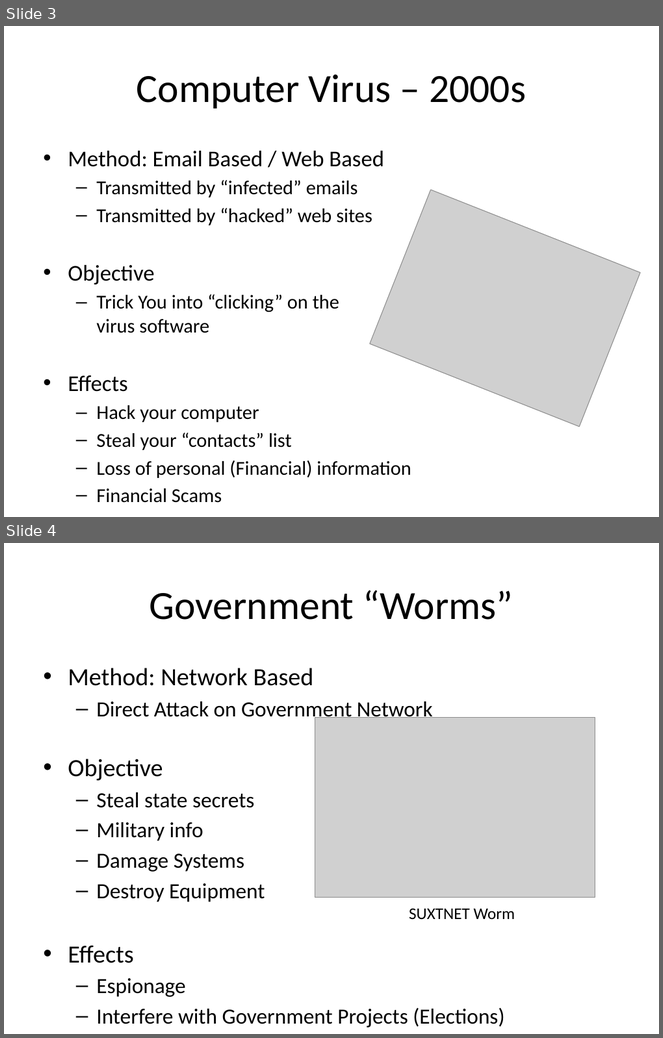
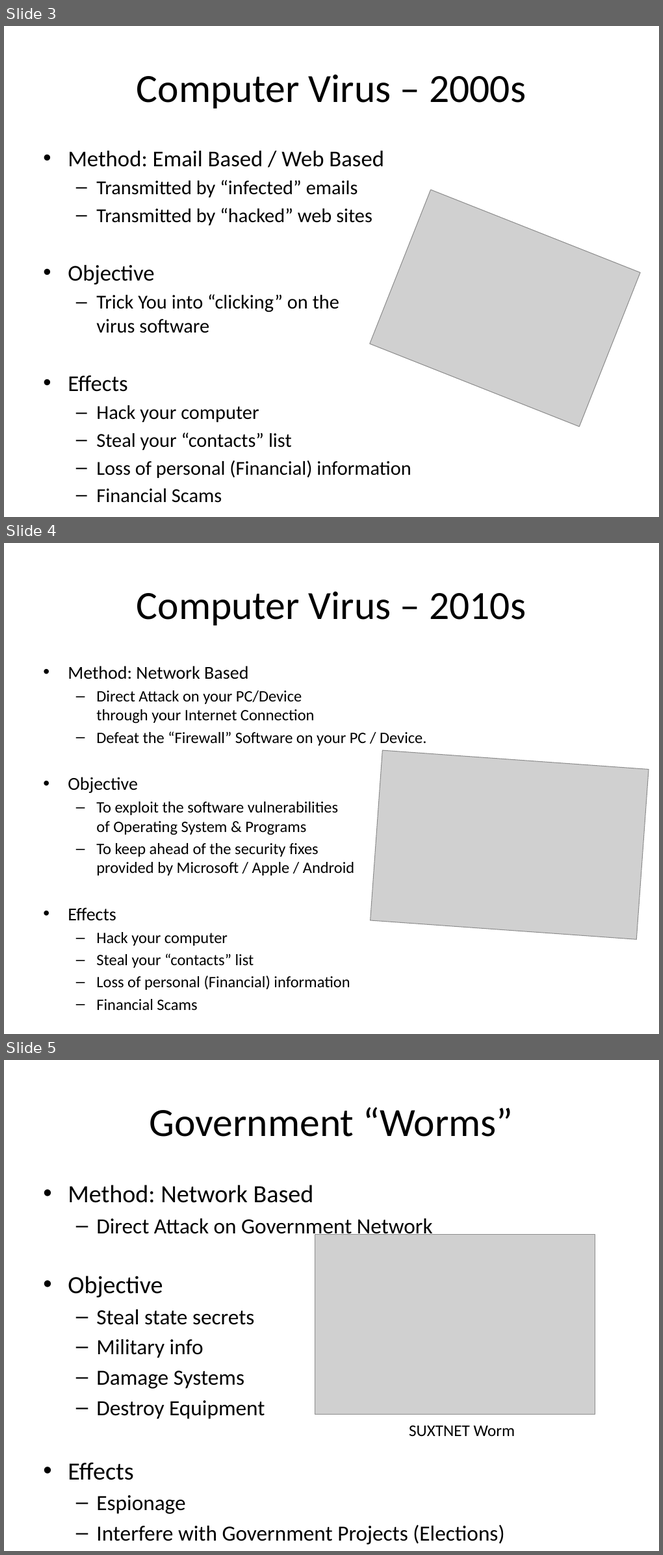
Before and after one commit to optimalcore/ICS2O0, a slide deck: Daily Agendas/Day7.5_Ransomware.pptx. Shown one above the other, each under a label of ours: slides 3 and 4 before the commit, slides 3, 4 and 5 after it. The pictures are 663x1038 and 663x1555 pixels, drawn with LibreOffice and Linux fonts; fonts in the diff are those of the drawing; grey boxes stand for pictures. Boxes give left, top, right and bottom in pixels: in the first picture for what was removed or moved away, otherwise in the second. Text is boxed around its words. In the diff, an @@ line names an element or a change of style, - is before the commit and + after.

```diff
--- a/Daily Agendas/Day7.5_Ransomware.pptx
+++ b/Daily Agendas/Day7.5_Ransomware.pptx
@@ slide 4 added at box(4, 543, 659, 1034), background #FFFFFF @@
@@ title added at box(137, 591, 526, 626), 44 pt, text #000000 @@
+Computer Virus – 2010s
@@ text added at box(68, 666, 426, 990), 17.5 pt, text #000000 @@
+• Method: Network Based
+  – Direct Attack on your PC/Device
+    through your Internet Connection
+  – Defeat the “Firewall” Software on your PC / Device.
+• Objective
+  – To exploit the software vulnerabilities
+    of Operating System & Programs
+  – To keep ahead of the security fixes
+    provided by Microsoft / Apple / Android
+• Effects
+  – Hack your computer
+  – Steal your “contacts” list
+  – Loss of personal (Financial) information
+  – Financial Scams
@@ picture added at box(371, 750, 649, 939) @@
@@ what was slide 4 is now slide 5 @@
```
Also in this commit, not shown: 1 slide changed.
